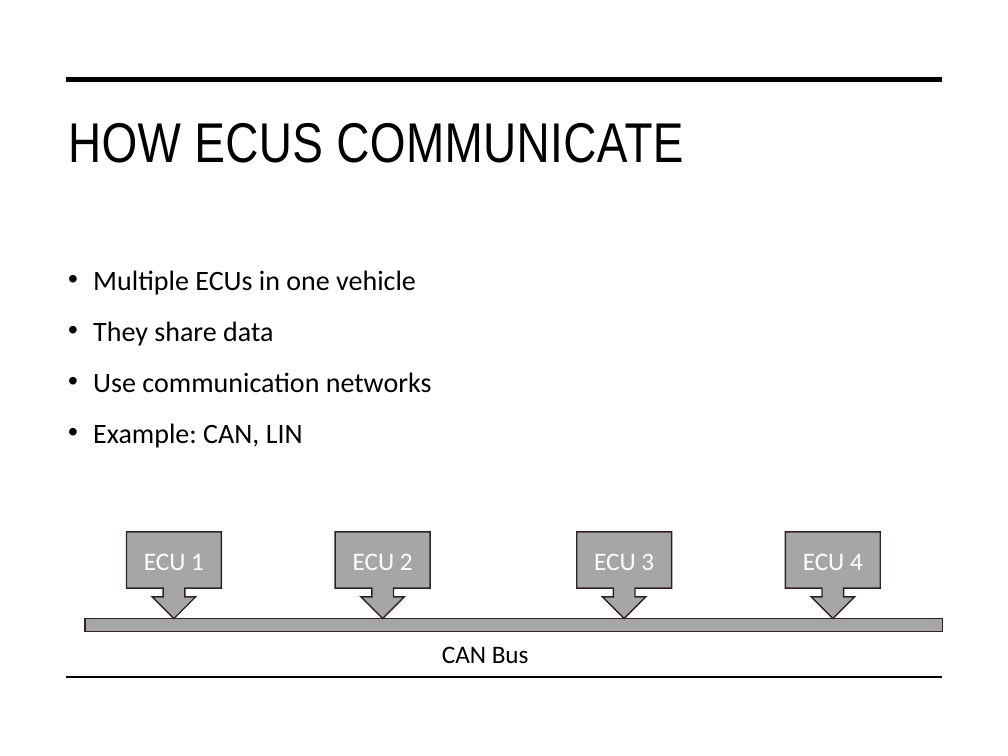
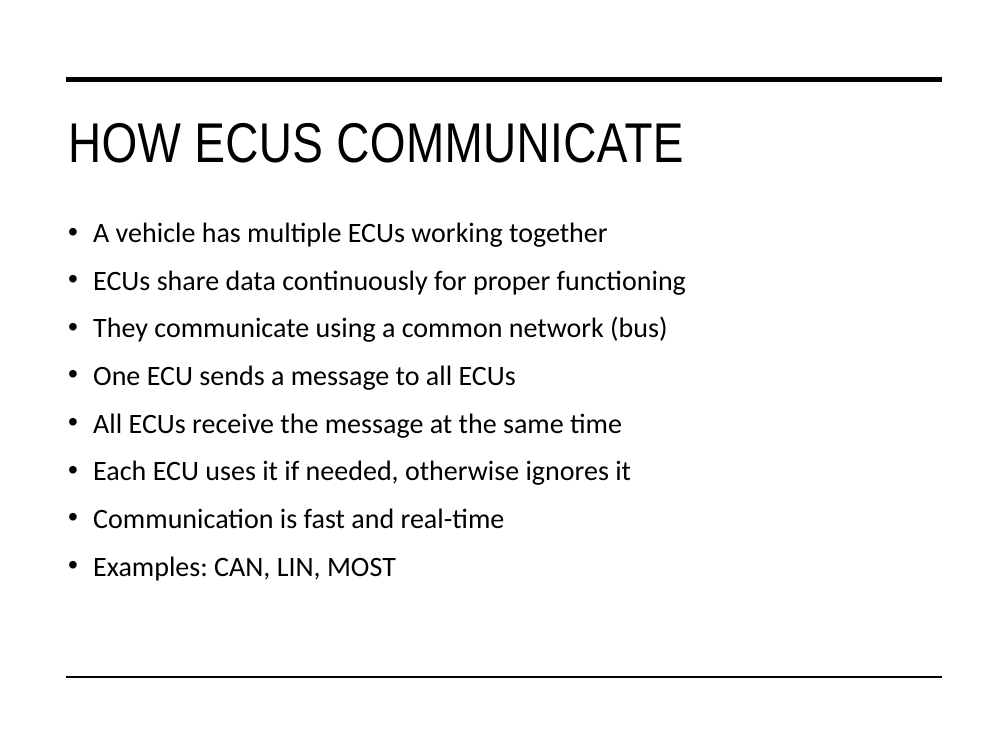
Before and after one commit to monalsutar/PPT, a slide deck: slide 7 of Basics_of_Automotive.pptx. Drawn at 1008x756 pixels with LibreOffice and Linux fonts; fonts in the diff are those of the drawing. Boxes give left, top, right and bottom in pixels: in the first picture for what was removed or moved away, otherwise in the second. Text is boxed around its words. In the diff, an @@ line names an element or a change of style, - is before the commit and + after.

```diff
--- a/Basics_of_Automotive.pptx
+++ b/Basics_of_Automotive.pptx
@@ text at [93,222,686,581]: text changed @@
-• Multiple ECUs in one vehicle
-• They share data
-• Use communication networks
-• Example: CAN, LIN
+• A vehicle has multiple ECUs working together
+• ECUs share data continuously for proper functioning
+• They communicate using a common network (bus)
+• One ECU sends a message to all ECUs
+• All ECUs receive the message at the same time
+• Each ECU uses it if needed, otherwise ignores it
+• Communication is fast and real-time
+• Examples: CAN, LIN, MOST
@@ down arrow callout removed at [127,532,222,619] @@
-ECU 1
@@ down arrow callout removed at [336,532,430,619] @@
-ECU 2
@@ down arrow callout removed at [577,532,671,619] @@
-ECU 3
@@ down arrow callout removed at [785,532,880,619] @@
-ECU 4
@@ rectangle removed at [85,618,942,631] @@
@@ text removed at [442,646,529,664] @@
-CAN Bus
```
Also in this commit, not shown: 5 other slides changed, 5 slides added, 2 slides removed, 1 other file.
